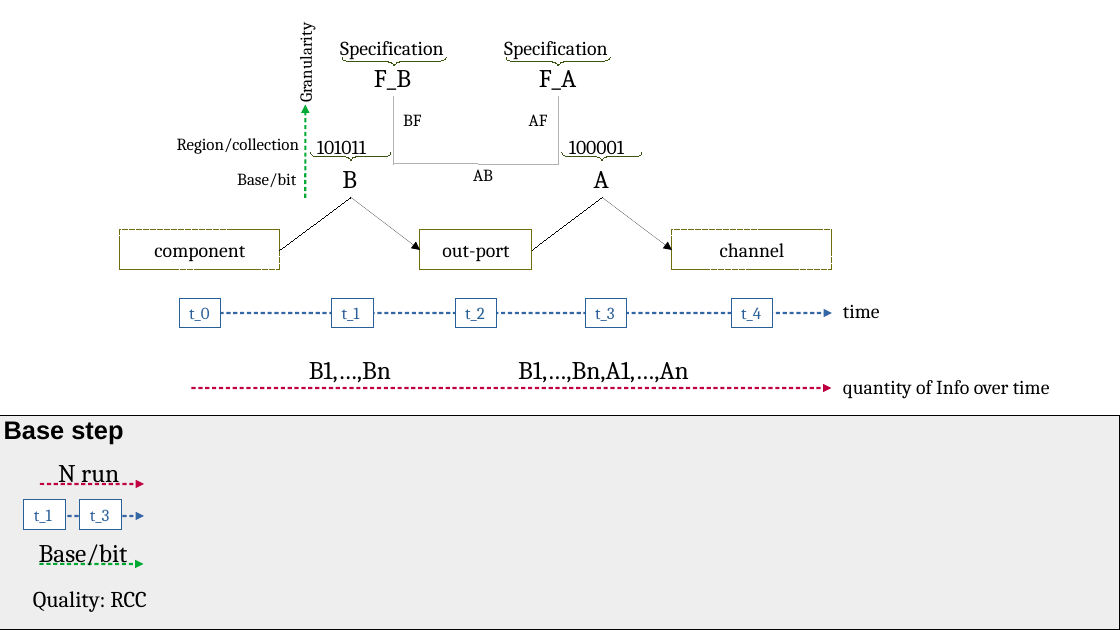
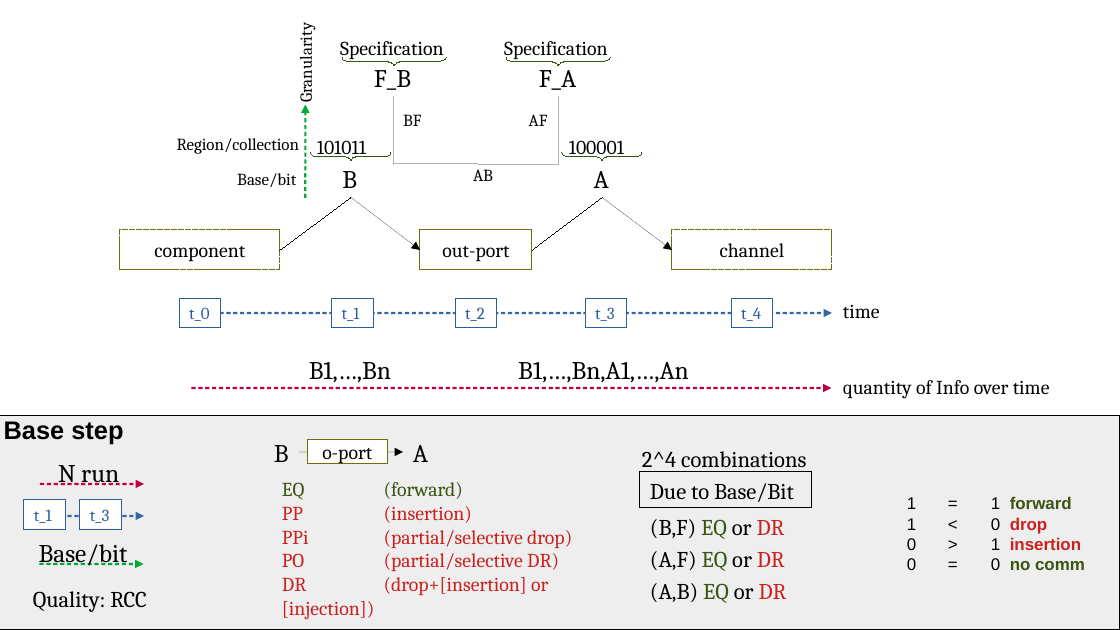
Before and after one commit to v-research/cybersecurity, a slide deck: slide 24 of images/v-research_demo-abf.odp. Drawn at 1120x630 pixels with LibreOffice and Linux fonts; fonts in the diff are those of the drawing. Boxes give left, top, right and bottom in pixels: in the first picture for what was removed or moved away, otherwise in the second. Text is boxed around its words. In the diff, an @@ line names an element or a change of style, - is before the commit and + after.

```diff
--- a/images/v-research_demo-abf.odp
+++ b/images/v-research_demo-abf.odp
@@ text added at bbox=[274, 445, 289, 462], 18 pt, text #000000 @@
+B
@@ rectangle added at bbox=[308, 440, 388, 464], fill #FFFFFF, outline #706E0C 0 pt, 14 pt, text #000000 @@
+o-port
@@ text added at bbox=[413, 445, 428, 462], 18 pt, text #000000 @@
+A
@@ arrow added from (300, 452) to (403, 452), #000000 0 pt @@
@@ rectangle added at bbox=[640, 472, 812, 508], outline #000000 0 pt, 16 pt, text #000000 @@
+Due to Base/Bit
@@ text added at bbox=[642, 451, 806, 472], 16 pt, text #000000 @@
+2^4 combinations
@@ text added at bbox=[282, 482, 572, 595], 14 pt, text #C9211E @@
+EQ (forward)
+PP (insertion)
+PPi (partial/selective drop)
+PO (partial/selective DR)
+DR (drop+[insertion] or [injection])
@@ text added at bbox=[907, 497, 916, 570], 12 pt, text #000000 @@
+1
+1
+0
+0
@@ text added at bbox=[938, 488, 968, 574], 12 pt, text #000000 @@
+=
+<
+>
+=
@@ text added at bbox=[991, 496, 1085, 570], 12 pt, text #395511, bold @@
+1 forward
+0 drop
+1 insertion
+0 no comm
@@ text added at bbox=[650, 519, 785, 539], 16 pt, text #000000 @@
+(B,F) EQ or DR
@@ text added at bbox=[650, 551, 785, 571], 16 pt, text #000000 @@
+(A,F) EQ or DR
@@ text added at bbox=[650, 583, 787, 603], 16 pt, text #000000 @@
+(A,B) EQ or DR
```
Also in this commit, not shown: 1 other slide changed, 1 slide added, 1 other file.
